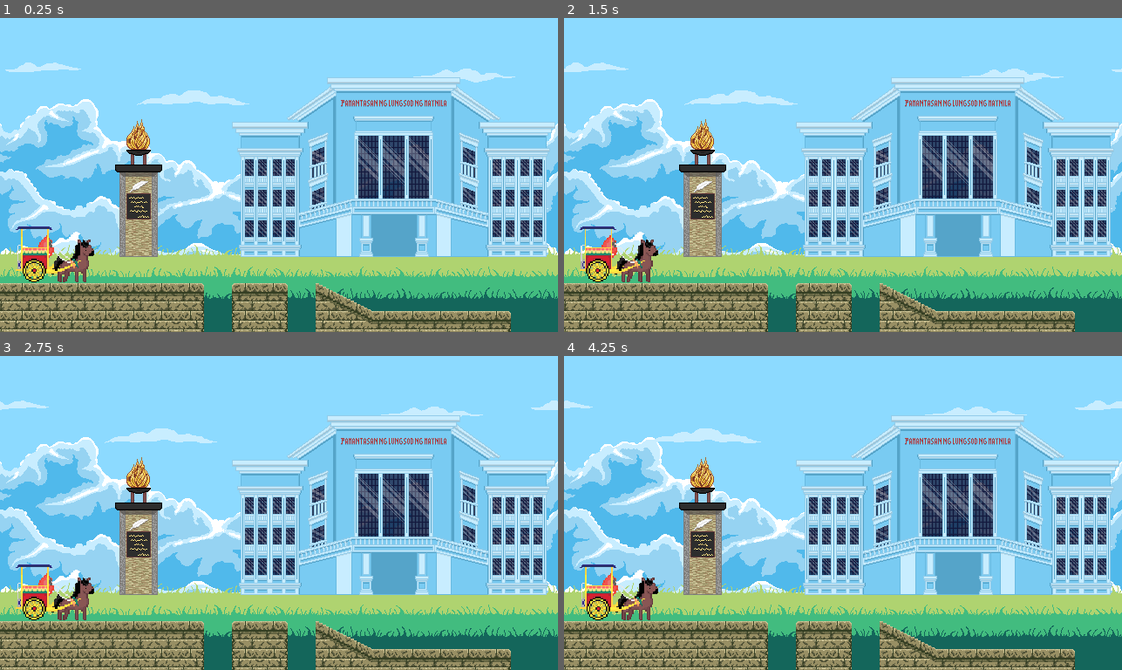
Above: before the commit, frames 1-4 (two rows, left to right).
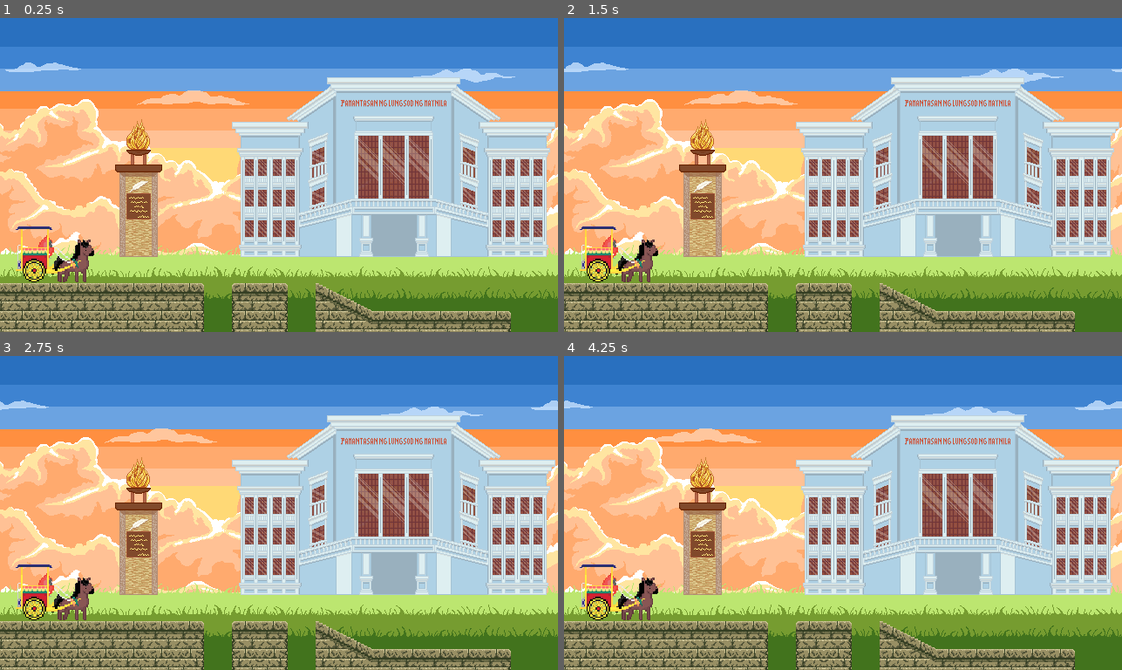
Above: after the commit, the same moments.

Repository: mimip-a-p/HariboTrip
Game: Godot game, scene res://scenes/level.tscn
Same seed, same stepped clock (60 frames per second), same inputs: the game is played once before the commit and once after it. This scene is started directly instead of the project's main scene.
Inputs:
- Up to frame 1 (0.25 s): no input
- Up to frame 2 (1.5 s): tap Enter (ui_accept) at 0.5, 0.77 s
- Up to frame 3 (2.75 s): tap Enter (ui_accept) at 1.52 s
- Up to frame 4 (4.25 s): tap Enter (ui_accept) at 2.75, 3.02, 3.77 s

The runs differ from the first frame. In frame 1, 77% of the frame differs, in the area x 0-100%, y 0-100%; in frame 2, 77%; in frame 3, 77%; in frame 4, 77%.

Commit message:
Uploaded backgrounds

Diff:
--- /dev/null
+++ b/scenes/background_1.tscn
@@ -0,0 +1,80 @@
+[gd_scene format=3 uid="uid://b08fva5cegqnx"]
+
+[ext_resource type="Texture2D" uid="uid://ykee64k4wv7k" path="res://assets/img/background/plx-1-1.png" id="1_1e7xf"]
+[ext_resource type="Texture2D" uid="uid://b6td8qej1euqb" path="res://assets/img/background/plx-1-2.png" id="2_vqc8h"]
+[ext_resource type="Texture2D" uid="uid://2mxuivrwa1qr" path="res://assets/img/background/plx-1-3.png" id="3_5c3b5"]
+[ext_resource type="Texture2D" uid="uid://b728x7q2g52tf" path="res://assets/img/background/plx-1-4.png" id="4_0scgu"]
+[ext_resource type="Texture2D" uid="uid://brfxo7yv4k0mp" path="res://assets/img/background/plx-1-5.png" id="5_cy53s"]
+[ext_resource type="Script" uid="uid://bc7vm7g0lt0o" path="res://scripts/CloudLayer.gd" id="6_6vm3t"]
+[ext_resource type="Texture2D" uid="uid://cidapg20pjj65" path="res://assets/img/background/plx-1-6.png" id="6_xbftm"]
+[ext_resource type="Texture2D" uid="uid://bgvcj6gm0elmj" path="res://assets/img/background/plx-1-7.png" id="8_4lnn2"]
+[ext_resource type="Texture2D" uid="uid://ht6n8faq81ry" path="res://assets/img/background/plx-1-8.png" id="9_wdtt4"]
+[ext_resource type="Texture2D" uid="uid://sdso77bk6w68" path="res://assets/img/background/plx-1-9.png" id="10_i4p0b"]
+
+[node name="Background" type="Parallax2D" unique_id=1963312757]
+follow_viewport = false
+
+[node name="Sprite2D" type="Sprite2D" parent="." unique_id=917761278]
+texture = ExtResource("1_1e7xf")
+centered = false
+
+[node name="Parallax2D" type="Parallax2D" parent="." unique_id=1123711894]
+scroll_scale = Vector2(0.6, 1)
+repeat_size = Vector2(640, 0)
+
+[node name="Sprite2D" type="Sprite2D" parent="Parallax2D" unique_id=978334069]
+texture = ExtResource("2_vqc8h")
+centered = false
+
+[node name="Parallax2D2" type="Parallax2D" parent="." unique_id=1989979258]
+scroll_scale = Vector2(0.7, 1)
+repeat_size = Vector2(640, 0)
+
+[node name="Sprite2D" type="Sprite2D" parent="Parallax2D2" unique_id=537533418]
+texture = ExtResource("3_5c3b5")
+centered = false
+
+[node name="Parallax2D3" type="Parallax2D" parent="." unique_id=85781074]
+scroll_scale = Vector2(0.8, 1)
+repeat_size = Vector2(640, 0)
+
+[node name="Sprite2D" type="Sprite2D" parent="Parallax2D3" unique_id=320574080]
+texture = ExtResource("4_0scgu")
+centered = false
+
+[node name="Parallax2D4" type="Parallax2D" parent="." unique_id=116571878]
+scroll_scale = Vector2(0.9, 1)
+repeat_size = Vector2(640, 0)
+
+[node name="Sprite2D" type="Sprite2D" parent="Parallax2D4" unique_id=492582537]
+texture = ExtResource("5_cy53s")
+centered = false
+
+[node name="Parallax2D5" type="Parallax2D" parent="." unique_id=1282272664]
+scroll_scale = Vector2(0.9, 1)
+repeat_size = Vector2(640, 0)
+
+[node name="Sprite2D" type="Sprite2D" parent="Parallax2D5" unique_id=1202400731]
+texture = ExtResource("6_xbftm")
+centered = false
+
+[node name="Parallax2D6" type="Parallax2D" parent="." unique_id=924952065]
+scroll_scale = Vector2(0.1, 1)
+repeat_size = Vector2(640, 0)
+script = ExtResource("6_6vm3t")
+
+[node name="Sprite2D" type="Sprite2D" parent="Parallax2D6" unique_id=1566200586]
+texture = ExtResource("8_4lnn2")
+centered = false
+
+[node name="Parallax2D7" type="Parallax2D" parent="." unique_id=1179225276]
+scroll_scale = Vector2(0.1, 1)
+repeat_size = Vector2(640, 0)
+
+[node name="Sprite2D" type="Sprite2D" parent="Parallax2D7" unique_id=1283067803]
+texture = ExtResource("9_wdtt4")
+centered = false
+
+[node name="Sprite2D2" type="Sprite2D" parent="." unique_id=721270593]
+texture = ExtResource("10_i4p0b")
+centered = false
--- /dev/null
+++ b/scenes/background_2.tscn
@@ -0,0 +1,71 @@
+[gd_scene format=3 uid="uid://ph6g8641c4p7"]
+
+[ext_resource type="Texture2D" uid="uid://dt7u05y3i3vht" path="res://assets/img/background/plx-2-1.png" id="1_seibd"]
+[ext_resource type="Texture2D" uid="uid://cpck34iyvevet" path="res://assets/img/background/plx-2-2.png" id="2_rixil"]
+[ext_resource type="Texture2D" uid="uid://d3obpiewj7iys" path="res://assets/img/background/plx-2-3.png" id="3_7hem5"]
+[ext_resource type="Texture2D" uid="uid://cmv82ikdjav0s" path="res://assets/img/background/plx-2-4.png" id="4_15ryg"]
+[ext_resource type="Texture2D" uid="uid://nm2v8v4vcmyi" path="res://assets/img/background/plx-2-5.png" id="5_qhnkk"]
+[ext_resource type="Script" uid="uid://bc7vm7g0lt0o" path="res://scripts/CloudLayer.gd" id="6_6vm3t"]
+[ext_resource type="Texture2D" uid="uid://doh3aldjc7114" path="res://assets/img/background/plx-2-6.png" id="7_inw54"]
+[ext_resource type="Texture2D" uid="uid://d1rnpvpdk7y0q" path="res://assets/img/background/PlmBG.png" id="8_6vm3t"]
+[ext_resource type="Texture2D" uid="uid://c6v65r68275uf" path="res://assets/img/background/plx-2-7.png" id="8_386qk"]
+
+[node name="Background" type="Parallax2D" unique_id=1963312757]
+follow_viewport = false
+
+[node name="Sprite2D" type="Sprite2D" parent="." unique_id=917761278]
+texture = ExtResource("1_seibd")
+centered = false
+
+[node name="Parallax2D" type="Parallax2D" parent="." unique_id=1123711894]
+scroll_scale = Vector2(0.6, 1)
+repeat_size = Vector2(640, 0)
+
+[node name="Sprite2D" type="Sprite2D" parent="Parallax2D" unique_id=978334069]
+texture = ExtResource("2_rixil")
+centered = false
+
+[node name="Parallax2D2" type="Parallax2D" parent="." unique_id=1989979258]
+scroll_scale = Vector2(0.7, 1)
+repeat_size = Vector2(640, 0)
+
+[node name="Sprite2D" type="Sprite2D" parent="Parallax2D2" unique_id=537533418]
+texture = ExtResource("3_7hem5")
+centered = false
+
+[node name="Parallax2D3" type="Parallax2D" parent="." unique_id=85781074]
+scroll_scale = Vector2(0.8, 1)
+repeat_size = Vector2(640, 0)
+
+[node name="Sprite2D" type="Sprite2D" parent="Parallax2D3" unique_id=320574080]
+texture = ExtResource("4_15ryg")
+centered = false
+
+[node name="Parallax2D4" type="Parallax2D" parent="." unique_id=116571878]
+scroll_scale = Vector2(0.9, 1)
+repeat_size = Vector2(640, 0)
+
+[node name="Sprite2D" type="Sprite2D" parent="Parallax2D4" unique_id=492582537]
+texture = ExtResource("5_qhnkk")
+centered = false
+
+[node name="Parallax2D5" type="Parallax2D" parent="." unique_id=924952065]
+scroll_scale = Vector2(0.1, 1)
+repeat_size = Vector2(640, 0)
+script = ExtResource("6_6vm3t")
+
+[node name="Sprite2D" type="Sprite2D" parent="Parallax2D5" unique_id=1566200586]
+texture = ExtResource("7_inw54")
+centered = false
+
+[node name="Parallax2D6" type="Parallax2D" parent="." unique_id=1179225276]
+scroll_scale = Vector2(0.1, 1)
+repeat_size = Vector2(640, 0)
+
+[node name="Sprite2D" type="Sprite2D" parent="Parallax2D6" unique_id=1283067803]
+texture = ExtResource("8_386qk")
+centered = false
+
+[node name="Sprite2D2" type="Sprite2D" parent="." unique_id=721270593]
+texture = ExtResource("8_6vm3t")
+centered = false
--- /dev/null
+++ b/scenes/background_3.tscn
@@ -0,0 +1,71 @@
+[gd_scene format=3 uid="uid://bjbjieet73jew"]
+
+[ext_resource type="Texture2D" uid="uid://ch0rouherfyhy" path="res://assets/img/background/plx-3-1.png" id="1_qoera"]
+[ext_resource type="Texture2D" uid="uid://b8wco18pjw1yy" path="res://assets/img/background/plx-3-2.png" id="2_082x0"]
+[ext_resource type="Texture2D" uid="uid://bpv8ng1j1a7jd" path="res://assets/img/background/plx-3-3.png" id="3_uec86"]
+[ext_resource type="Texture2D" uid="uid://c5guksr7hb7i3" path="res://assets/img/background/plx-3-4.png" id="4_sbo7d"]
+[ext_resource type="Texture2D" uid="uid://d1gia1wn7r358" path="res://assets/img/background/plx-3-5.png" id="5_xmtsc"]
+[ext_resource type="Script" uid="uid://bc7vm7g0lt0o" path="res://scripts/CloudLayer.gd" id="6_6vm3t"]
+[ext_resource type="Texture2D" uid="uid://yqnsasgbhtl3" path="res://assets/img/background/plx-3-6.png" id="7_vyfpf"]
+[ext_resource type="Texture2D" uid="uid://d1rnpvpdk7y0q" path="res://assets/img/background/PlmBG.png" id="8_6vm3t"]
+[ext_resource type="Texture2D" uid="uid://dvklprauam5bd" path="res://assets/img/background/plx-3-7.png" id="8_i17yr"]
+
+[node name="Background" type="Parallax2D" unique_id=1963312757]
+follow_viewport = false
+
+[node name="Sprite2D" type="Sprite2D" parent="." unique_id=917761278]
+texture = ExtResource("1_qoera")
+centered = false
+
+[node name="Parallax2D" type="Parallax2D" parent="." unique_id=1123711894]
+scroll_scale = Vector2(0.6, 1)
+repeat_size = Vector2(640, 0)
+
+[node name="Sprite2D" type="Sprite2D" parent="Parallax2D" unique_id=978334069]
+texture = ExtResource("2_082x0")
+centered = false
+
+[node name="Parallax2D2" type="Parallax2D" parent="." unique_id=1989979258]
+scroll_scale = Vector2(0.7, 1)
+repeat_size = Vector2(640, 0)
+
+[node name="Sprite2D" type="Sprite2D" parent="Parallax2D2" unique_id=537533418]
+texture = ExtResource("3_uec86")
+centered = false
+
+[node name="Parallax2D3" type="Parallax2D" parent="." unique_id=85781074]
+scroll_scale = Vector2(0.8, 1)
+repeat_size = Vector2(640, 0)
+
+[node name="Sprite2D" type="Sprite2D" parent="Parallax2D3" unique_id=320574080]
+texture = ExtResource("4_sbo7d")
+centered = false
+
+[node name="Parallax2D4" type="Parallax2D" parent="." unique_id=116571878]
+scroll_scale = Vector2(0.9, 1)
+repeat_size = Vector2(640, 0)
+
+[node name="Sprite2D" type="Sprite2D" parent="Parallax2D4" unique_id=492582537]
+texture = ExtResource("5_xmtsc")
+centered = false
+
+[node name="Parallax2D5" type="Parallax2D" parent="." unique_id=924952065]
+scroll_scale = Vector2(0.1, 1)
+repeat_size = Vector2(640, 0)
+script = ExtResource("6_6vm3t")
+
+[node name="Sprite2D" type="Sprite2D" parent="Parallax2D5" unique_id=1566200586]
+texture = ExtResource("7_vyfpf")
+centered = false
+
+[node name="Parallax2D6" type="Parallax2D" parent="." unique_id=1179225276]
+scroll_scale = Vector2(0.1, 1)
+repeat_size = Vector2(640, 0)
+
+[node name="Sprite2D" type="Sprite2D" parent="Parallax2D6" unique_id=1283067803]
+texture = ExtResource("8_i17yr")
+centered = false
+
+[node name="Sprite2D2" type="Sprite2D" parent="." unique_id=721270593]
+texture = ExtResource("8_6vm3t")
+centered = false
--- a/scenes/background.tscn
+++ b/scenes/background_4.tscn
@@ -1,20 +1,22 @@
-[gd_scene format=3 uid="uid://ph6g8641c4p7"]
+[gd_scene format=3 uid="uid://dvi8l11okcfqt"]
 
-[ext_resource type="Texture2D" uid="uid://dcpuya02kmlvt" path="res://assets/img/background/plx-1.png" id="1_wax1t"]
-[ext_resource type="Texture2D" uid="uid://c7m27ourgyx3q" path="res://assets/img/background/plx-2.png" id="2_1tmhi"]
-[ext_resource type="Texture2D" uid="uid://bl52w788tfvqf" path="res://assets/img/background/plx-3.png" id="3_l5f8m"]
-[ext_resource type="Texture2D" uid="uid://bcqjl7a4erjqm" path="res://assets/img/background/plx-4.png" id="4_6vm3t"]
-[ext_resource type="Texture2D" uid="uid://dsgswi8f7wrsp" path="res://assets/img/background/plx-5.png" id="5_8efq7"]
+[ext_resource type="Texture2D" uid="uid://2c161p1atm65" path="res://assets/img/background/plx-4-1.png" id="1_xiq8e"]
+[ext_resource type="Texture2D" uid="uid://cysg8ik0d0ebi" path="res://assets/img/background/plx-4-2.png" id="2_aqv1h"]
+[ext_resource type="Texture2D" uid="uid://5u6gyn62py03" path="res://assets/img/background/plx-4-3.png" id="3_6t2si"]
+[ext_resource type="Texture2D" uid="uid://tlkq0f3amvme" path="res://assets/img/background/plx-4-4.png" id="4_evjbp"]
+[ext_resource type="Texture2D" uid="uid://cnpcjawd7dt5o" path="res://assets/img/background/plx-4-5.png" id="5_3ykgy"]
 [ext_resource type="Script" uid="uid://bc7vm7g0lt0o" path="res://scripts/CloudLayer.gd" id="6_6vm3t"]
-[ext_resource type="Texture2D" uid="uid://ce6tpy4ruutdj" path="res://assets/img/background/plx-6.png" id="6_da6cc"]
-[ext_resource type="Texture2D" uid="uid://sxf82gpy5f3q" path="res://assets/img/background/ground.png" id="7_l5f8m"]
+[ext_resource type="Texture2D" uid="uid://dmw7f40bs4j0k" path="res://assets/img/background/plx-4-6.png" id="7_8xlay"]
 [ext_resource type="Texture2D" uid="uid://d1rnpvpdk7y0q" path="res://assets/img/background/PlmBG.png" id="8_6vm3t"]
+[ext_resource type="Texture2D" uid="uid://bojj6xmd5210y" path="res://assets/img/background/plx-4-7.png" id="8_ajq27"]
+[ext_resource type="Texture2D" uid="uid://iue1y7xbl32r" path="res://assets/img/background/plx-4-9.png" id="9_n7y1o"]
+[ext_resource type="Texture2D" uid="uid://wxmxmh78nb87" path="res://assets/img/background/plx-4-8.png" id="10_n1ow4"]
 
 [node name="Background" type="Parallax2D" unique_id=1963312757]
 follow_viewport = false
 
 [node name="Sprite2D" type="Sprite2D" parent="." unique_id=917761278]
-texture = ExtResource("1_wax1t")
+texture = ExtResource("1_xiq8e")
 centered = false
 
 [node name="Parallax2D" type="Parallax2D" parent="." unique_id=1123711894]
@@ -22,7 +24,7 @@
 repeat_size = Vector2(640, 0)
 
 [node name="Sprite2D" type="Sprite2D" parent="Parallax2D" unique_id=978334069]
-texture = ExtResource("2_1tmhi")
+texture = ExtResource("2_aqv1h")
 centered = false
 
 [node name="Parallax2D2" type="Parallax2D" parent="." unique_id=1989979258]
@@ -30,7 +32,7 @@
 repeat_size = Vector2(640, 0)
 
 [node name="Sprite2D" type="Sprite2D" parent="Parallax2D2" unique_id=537533418]
-texture = ExtResource("3_l5f8m")
+texture = ExtResource("3_6t2si")
 centered = false
 
 [node name="Parallax2D3" type="Parallax2D" parent="." unique_id=85781074]
@@ -38,7 +40,7 @@
 repeat_size = Vector2(640, 0)
 
 [node name="Sprite2D" type="Sprite2D" parent="Parallax2D3" unique_id=320574080]
-texture = ExtResource("4_6vm3t")
+texture = ExtResource("4_evjbp")
 centered = false
 
 [node name="Parallax2D4" type="Parallax2D" parent="." unique_id=116571878]
@@ -46,7 +48,7 @@
 repeat_size = Vector2(640, 0)
 
 [node name="Sprite2D" type="Sprite2D" parent="Parallax2D4" unique_id=492582537]
-texture = ExtResource("5_8efq7")
+texture = ExtResource("5_3ykgy")
 centered = false
 
 [node name="Parallax2D5" type="Parallax2D" parent="." unique_id=924952065]
@@ -55,7 +57,7 @@
 script = ExtResource("6_6vm3t")
 
 [node name="Sprite2D" type="Sprite2D" parent="Parallax2D5" unique_id=1566200586]
-texture = ExtResource("6_da6cc")
+texture = ExtResource("7_8xlay")
 centered = false
 
 [node name="Parallax2D6" type="Parallax2D" parent="." unique_id=1179225276]
@@ -63,9 +65,21 @@
 repeat_size = Vector2(640, 0)
 
 [node name="Sprite2D" type="Sprite2D" parent="Parallax2D6" unique_id=1283067803]
-texture = ExtResource("7_l5f8m")
+texture = ExtResource("8_ajq27")
+centered = false
+
+[node name="Parallax2D7" type="Parallax2D" parent="." unique_id=906100754]
+scroll_scale = Vector2(0.1, 1)
+repeat_size = Vector2(640, 0)
+
+[node name="Sprite2D" type="Sprite2D" parent="Parallax2D7" unique_id=616514614]
+texture = ExtResource("9_n7y1o")
 centered = false
 
 [node name="Sprite2D2" type="Sprite2D" parent="." unique_id=721270593]
+texture = ExtResource("10_n1ow4")
+centered = false
+
+[node name="Sprite2D3" type="Sprite2D" parent="." unique_id=1795514209]
 texture = ExtResource("8_6vm3t")
 centered = false
--- a/scenes/level.tscn
+++ b/scenes/level.tscn
@@ -1,7 +1,8 @@
 [gd_scene format=4 uid="uid://d105fywu2ava4"]
 
 [ext_resource type="Texture2D" uid="uid://caoroxwklclip" path="res://assets/img/tilemap/IntraWallPlatform.png" id="1_2q6dc"]
-[ext_resource type="PackedScene" uid="uid://ph6g8641c4p7" path="res://scenes/background.tscn" id="1_w7c3h"]
+[ext_resource type="PackedScene" uid="uid://b08fva5cegqnx" path="res://scenes/background_1.tscn" id="1_mx8sn"]
+[ext_resource type="PackedScene" uid="uid://ph6g8641c4p7" path="res://scenes/background_2.tscn" id="1_w7c3h"]
 [ext_resource type="PackedScene" uid="uid://od6pgmulljwc" path="res://scenes/player.tscn" id="3_w8frs"]
 
 [sub_resource type="TileSetAtlasSource" id="TileSetAtlasSource_ypoqj"]
@@ -179,7 +180,10 @@
 
 [node name="Level" type="Node2D" unique_id=569494804]
 
-[node name="Background" parent="." unique_id=1963312757 instance=ExtResource("1_w7c3h")]
+[node name="Background2" parent="." unique_id=1963312757 instance=ExtResource("1_mx8sn")]
+
+[node name="Background" parent="." unique_id=1005643533 instance=ExtResource("1_w7c3h")]
+visible = false
 
 [node name="TileMapLayer" type="TileMapLayer" parent="." unique_id=1861123504]
 position = Vector2(10, 16)
--- a/scenes/player.tscn
+++ b/scenes/player.tscn
@@ -4,7 +4,7 @@
 [ext_resource type="Script" uid="uid://conkwdbbntyit" path="res://scripts/player.gd" id="1_g2els"]
 
 [sub_resource type="RectangleShape2D" id="RectangleShape2D_6qrnp"]
-size = Vector2(60, 55.333336)
+size = Vector2(60, 44)
 
 [node name="Player" type="CharacterBody2D" unique_id=453332680]
 scale = Vector2(1.5, 1.5)
@@ -15,5 +15,5 @@
 centered = false
 
 [node name="CollisionShape2D" type="CollisionShape2D" parent="." unique_id=985160327]
-position = Vector2(32, 27.666668)
+position = Vector2(32, 33.333336)
 shape = SubResource("RectangleShape2D_6qrnp")
Binary file added: assets/img/background/plx-1-1.png
Not shown, changed: assets/img/background/plx-1-1.png.import
Binary file added: assets/img/background/plx-1-2.png
Not shown, changed: assets/img/background/plx-1-2.png.import
Binary file added: assets/img/background/plx-1-3.png
Not shown, added: assets/img/background/plx-1-3.png.import
Binary file added: assets/img/background/plx-1-4.png
Not shown, added: assets/img/background/plx-1-4.png.import
Binary file added: assets/img/background/plx-1-5.png
Not shown, added: assets/img/background/plx-1-5.png.import
Binary file added: assets/img/background/plx-1-6.png
Not shown, added: assets/img/background/plx-1-6.png.import
(and 52 more such lines)
